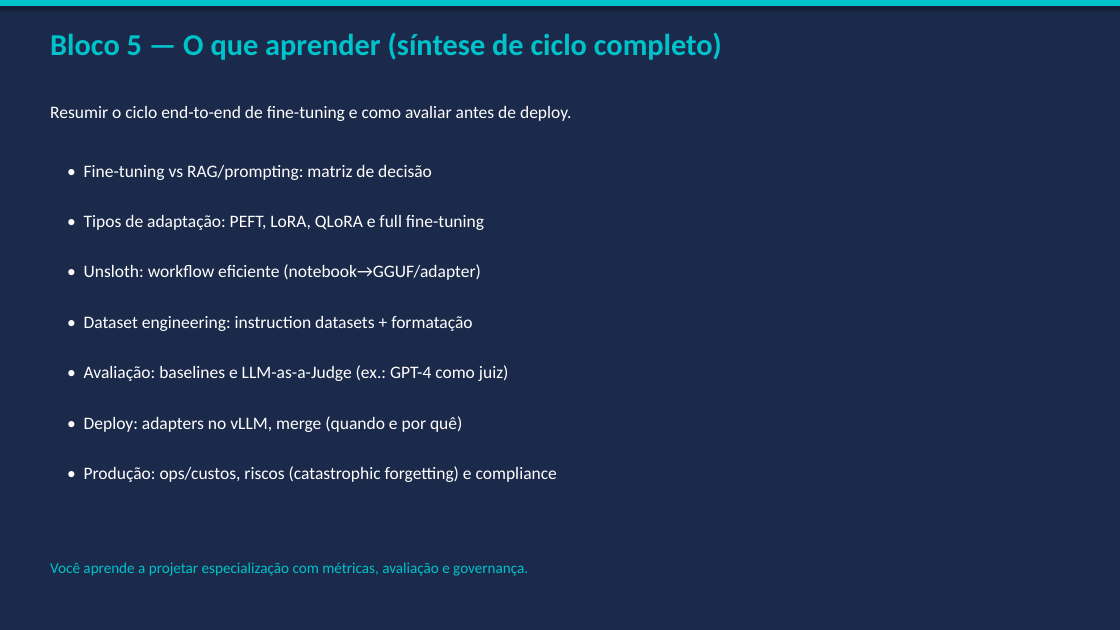
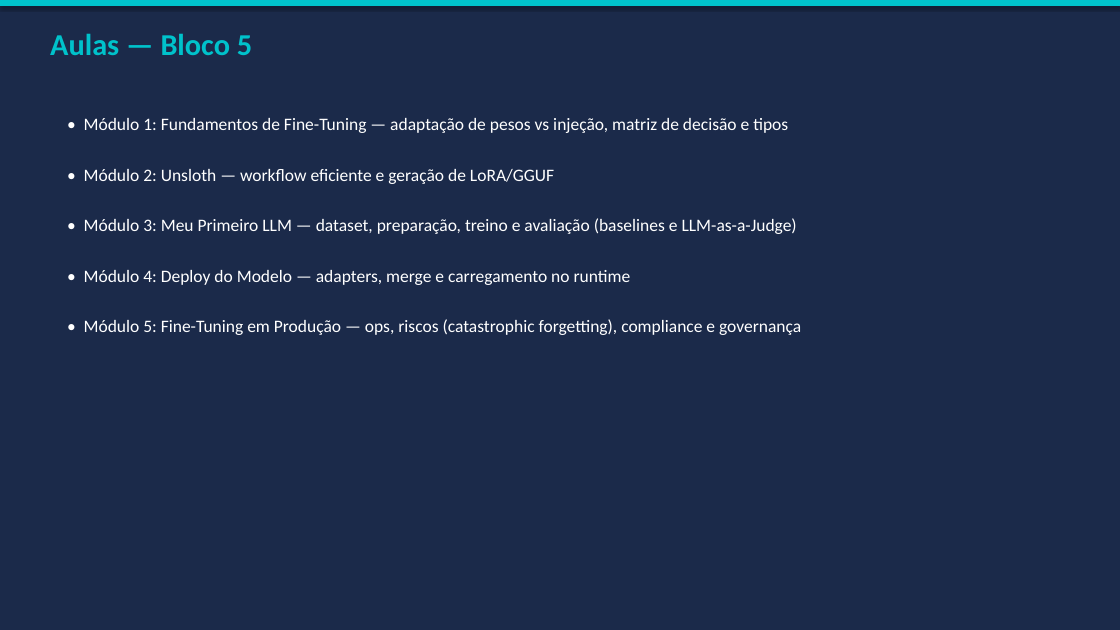
Before and after one commit to caio-moliveira/ai-engineer-roadmap, a slide deck: slide 13 of 03-ai-agents/09-agents-in-production/artifacts/presentation_final.pptx. Drawn at 1120x630 pixels with LibreOffice and Linux fonts; fonts in the diff are those of the drawing. Boxes give left, top, right and bottom in pixels: in the first picture for what was removed or moved away, otherwise in the second. Text is boxed around its words. In the diff, an @@ line names an element or a change of style, - is before the commit and + after.

```diff
--- a/03-ai-agents/09-agents-in-production/artifacts/presentation_final.pptx
+++ b/03-ai-agents/09-agents-in-production/artifacts/presentation_final.pptx
@@ text at [50, 33, 252, 55]: text changed @@
-Bloco 5 — O que aprender (síntese de ciclo completo)
+Aulas — Bloco 5
@@ text at [84, 118, 788, 133]: text changed @@
-Resumir o ciclo end-to-end de fine-tuning e como avaliar antes de deploy.
+• Módulo 1: Fundamentos de Fine-Tuning — adaptação de pesos vs injeção, matriz de decisão e tipos
@@ text at [84, 169, 554, 184]: text changed @@
-• Fine-tuning vs RAG/prompting: matriz de decisão
+• Módulo 2: Unsloth — workflow eficiente e geração de LoRA/GGUF
@@ text at [84, 218, 797, 234]: text changed @@
-• Tipos de adaptação: PEFT, LoRA, QLoRA e full fine-tuning
+• Módulo 3: Meu Primeiro LLM — dataset, preparação, treino e avaliação (baselines e LLM-as-a-Judge)
@@ text at [84, 270, 631, 285]: text changed @@
-• Unsloth: workflow eficiente (notebook→GGUF/adapter)
+• Módulo 4: Deploy do Modelo — adapters, merge e carregamento no runtime
@@ text at [84, 319, 801, 335]: text changed @@
-• Dataset engineering: instruction datasets + formatação
+• Módulo 5: Fine-Tuning em Produção — ops, riscos (catastrophic forgetting), compliance e governança
@@ text removed at [84, 365, 509, 381] @@
-• Avaliação: baselines e LLM-as-a-Judge (ex.: GPT-4 como juiz)
@@ text removed at [84, 416, 462, 432] @@
-• Deploy: adapters no vLLM, merge (quando e por quê)
@@ text removed at [84, 466, 557, 482] @@
-• Produção: ops/custos, riscos (catastrophic forgetting) e compliance
@@ text removed at [50, 562, 528, 576] @@
-Você aprende a projetar especialização com métricas, avaliação e governança.
```
Also in this commit, not shown: 11 other slides changed, 2 slides added, 2 slides removed, 24 other files.
